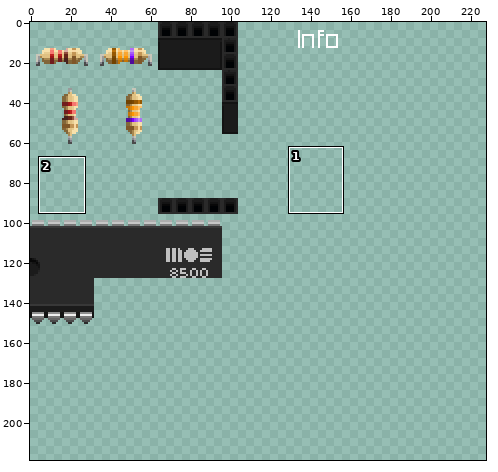
Two states of a sprite sheet, src/tiles/objects_gaffa.png. The first picture is a wide view before the edit; the outline marks the close-up.
Close-up. Earlier state:
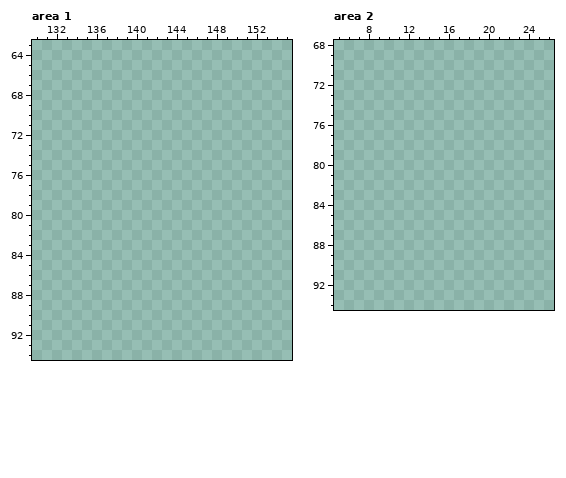
The file is 288x288 pixels. Pixels under 10% opacity are left out. Colours within 5 levels of each other are drawn and written as one. Shown: area 1: x 130..155, y 63..94; area 2: x 5..26, y 68..94. The wide view leaves out empty margins. The commit also changed other parts of the picture, which this record leaves out.
Palette (. is transparent): 
After:
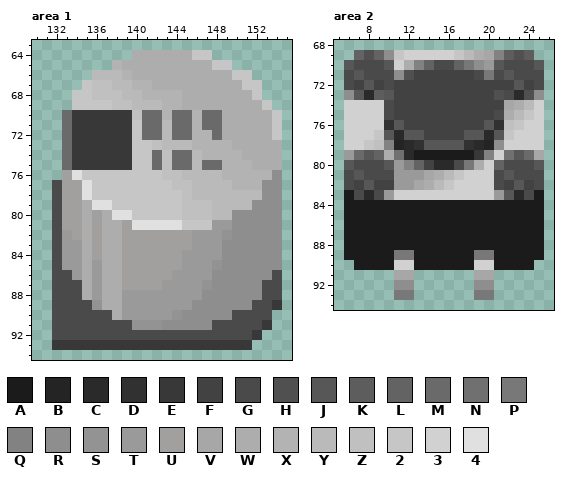
Colours new in this view: A #1b1b1b  B #242424  C #2a2a2a  D #313131  E #383838  F #424242  G #4a4a4a  H #505050  J #575757  K #5d5d5d  L #636363  M #6a6a6a  N #707070  P #787878  Q #828282  R #8e8e8e  S #949393  T #9a9a9a  U #a1a09f  V #a7a7a7  W #adadad  X #b3b3b3  Y #bababa  Z #c0c0c0  2 #c6c6c6  3 #d1d1d1  4 #e0e0e0
Difference:
Area 1:
y 64: x 140..147 ........ -> WWWWWW22
y 65: x 138..149 ............ -> XWWWWWWWWW22
y 66: x 136..151 ................ -> YYYXWWWWWWWWWW22
y 67: x 135..152 .................. -> 2ZZYYXXWWWWWWWWW22
y 68: x 134..152 ................... -> 22ZZZYYXXXXWWWWWWW2
y 69: x 134..153 .................... -> 2222ZZYYYXXWWWWWWWW2
y 70: x 133..154 ...................... -> MEEEEEEZMMXMMXMMWWWWW2
y 71: x 133..154 ...................... -> MEEEEEE2MMYMMXMMWWWWW2
y 72: x 133..154 ...................... -> MEEEEEE2MMYMMXXMWWWWW2
y 73: x 133..154 ...................... -> MEEEEEE22ZYYYXXXXWWWWW
y 74: x 133..154 ...................... -> MEEEEEE22MZMMYXXXXWWWW
y 75: x 133..154 ...................... -> MEEEEEE22MZMMYMMXXXWWW
y 76: x 133..154 ...................... -> U422222222ZZYYYYXXXXXR
y 77: x 132..154 ....................... -> GUU422222222ZZYYYYXXXRR
y 78: x 132..154 ....................... -> GUU4222222222ZYYYYYYYRR
y 79: x 132..154 ....................... -> GUUW442222222ZZZYYYYRRR
y 80: x 132..154 ....................... -> GUUWUW4422222ZZZYYRRRRR
y 81: x 132..154 ....................... -> GUUWUWWU44444222TTRRRRR
y 82: x 132..154 ....................... -> GTUWUWWUUUUUUUTTTSRRRRR
y 83: x 132..154 ....................... -> GTTWUWWUUUUUUUTTTRRRRRR
y 84: x 132..154 ....................... -> GTTWUWWUUUUUUTTTTRRRRRR
y 85: x 132..154 ....................... -> GTTWTWWUUUUUUTTTSRRRRRR
y 86: x 132..154 ....................... -> GGTWTWWUUUUUTTTTRRRRRRG
y 87: x 132..154 ....................... -> GGGWTWWUUUUTTTTSRRRRRGG
y 88: x 132..154 ....................... -> GGGWTWWTTTTTTTTRRRRRRGG
y 89: x 132..154 ....................... -> GGGGSWWTTTTTTTRRRRRRGGE
y 90: x 132..153 ...................... -> GGGGGGWTTTTTSRRRRRGGGG
y 91: x 132..153 ...................... -> GGGGGGGGSSSRRRRRGGGGGE
y 92: x 132..152 ..................... -> GGGGGGGGGGGGGGGGGGGGE
y 93: x 132..151 .................... -> EEEEEEEEEEEEEEEEEEEE
Area 2:
y 69: x 7..24 .................. -> LHLR2333332YWVQKHK
y 70: x 6..25 .................... -> JGGGJ3WQLGGLPRTJGGGJ
y 71: x 6..25 .................... -> GJGGGRHFFFFFFGPGJGGG
y 72: x 6..25 .................... -> GFJFGFFFFFFFFFFFFJFG
y 73: x 6..25 .................... -> RJCKJFFFFFFFFFFHGCHR
y 74: x 6..25 .................... -> 3333GFFFFFFFFFFFVWY3
y 75: x 6..25 .................... -> 3333GFFFFFFFFFFGWY23
y 76: x 6..25 .................... -> 3333DJFFFFFFFFJDZ233
y 77: x 6..25 .................... -> 3332JCJJFFFFJJCJ2333
y 78: x 6..25 .................... -> 332ZQBCDJJJJDCBR3333
y 79: x 6..25 .................... -> TMJLWNCAAAAAAEQ3NJMV
y 80: x 6..25 .................... -> JGGGJTQLFCCGPW3LGGGJ
y 81: x 6..25 .................... -> GJGGGTTTVWY2333GJGGG
y 82: x 6..25 .................... -> GFJFFTTVWY23333GFJFG
y 83: x 6..25 .................... -> AGCGT3333333333TJCGA
y 84..88: x 6..25 .................... -> AAAAAAAAAAAAAAAAAAAA
y 89: x 6..25 .................... -> AAAAAPPAAAAAAPPAAAAA
y 90: x 7..24 .................. -> AAAA33AAAAAA33AAAA
y 91: x 11..12 .. -> VV; x 19..20 .. -> VV
y 92: x 11..12 .. -> RR; x 19..20 .. -> RR
y 93: x 11..12 .. -> PP; x 19..20 .. -> PP
